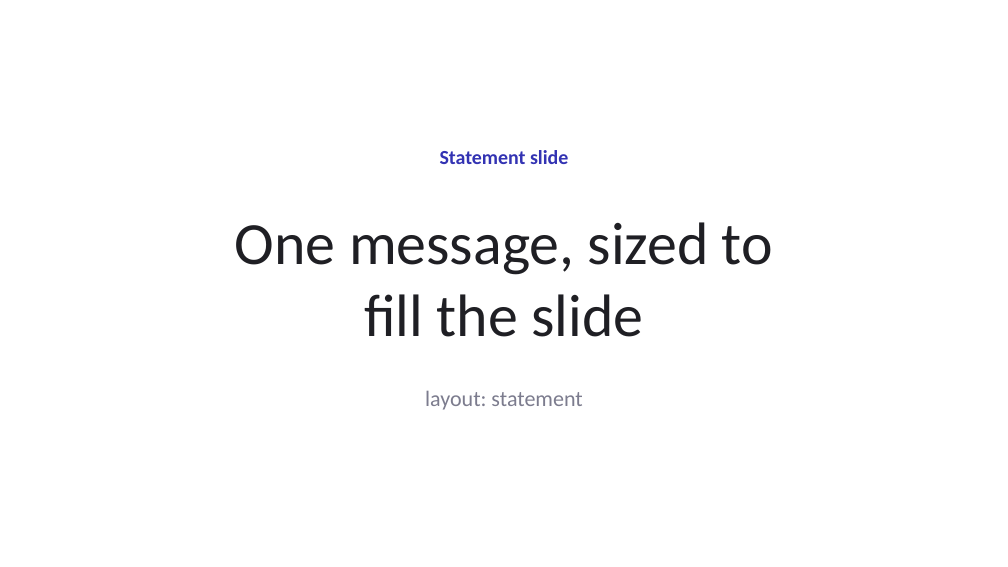
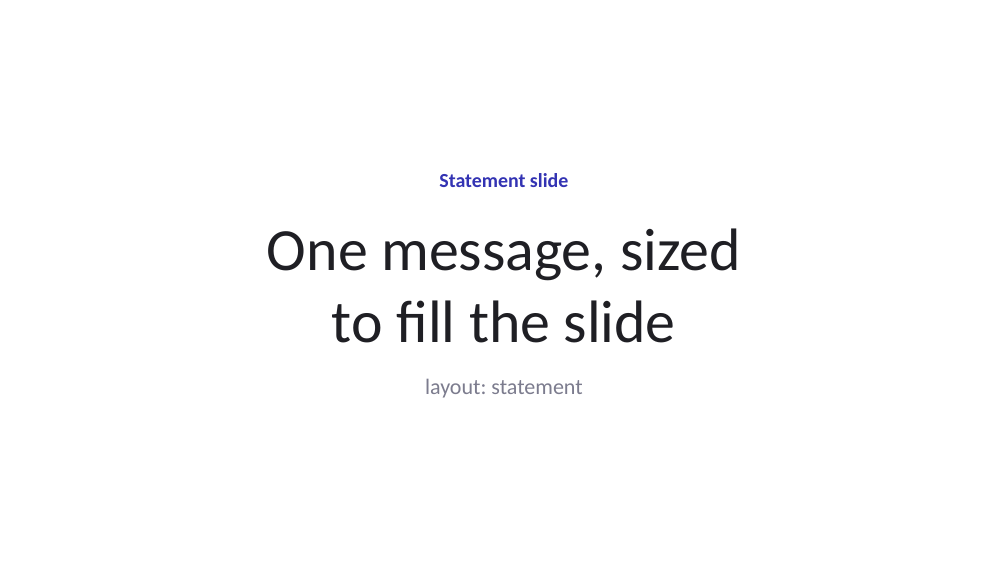
Before and after one commit to anoted/ppt-templated, a slide deck: slide 21 of examples/example_deck.pptx. Drawn at 1008x567 pixels with LibreOffice and Linux fonts; fonts in the diff are those of the drawing. Boxes give left, top, right and bottom in pixels: in the first picture for what was removed or moved away, otherwise in the second. Text is boxed around its words. In the diff, an @@ line names an element or a change of style, - is before the commit and + after.

```diff
--- a/examples/example_deck.pptx
+++ b/examples/example_deck.pptx
@@ text "Statement slide": place and size @@
-text "Statement slide" at <box>235,222,773,337</box>
+text "Statement slide" at <box>267,173,741,398</box>
@@ text "Statement slide" at <box>267,173,741,398</box>: vertical alignment top to middle @@
@@ text at <box>439,173,568,187</box>: paragraph added @@
+Statement slide
@@ text removed at <box>440,150,568,164</box> @@
-Statement slide
@@ text at <box>267,228,741,343</box>: indent changed; more space between paragraphs @@
@@ text at <box>425,378,582,398</box>: paragraph added @@
+layout: statement
@@ text removed at <box>425,390,582,410</box> @@
-layout: statement
```
Also in this commit, not shown: 7 other slides changed, 25 other files.
